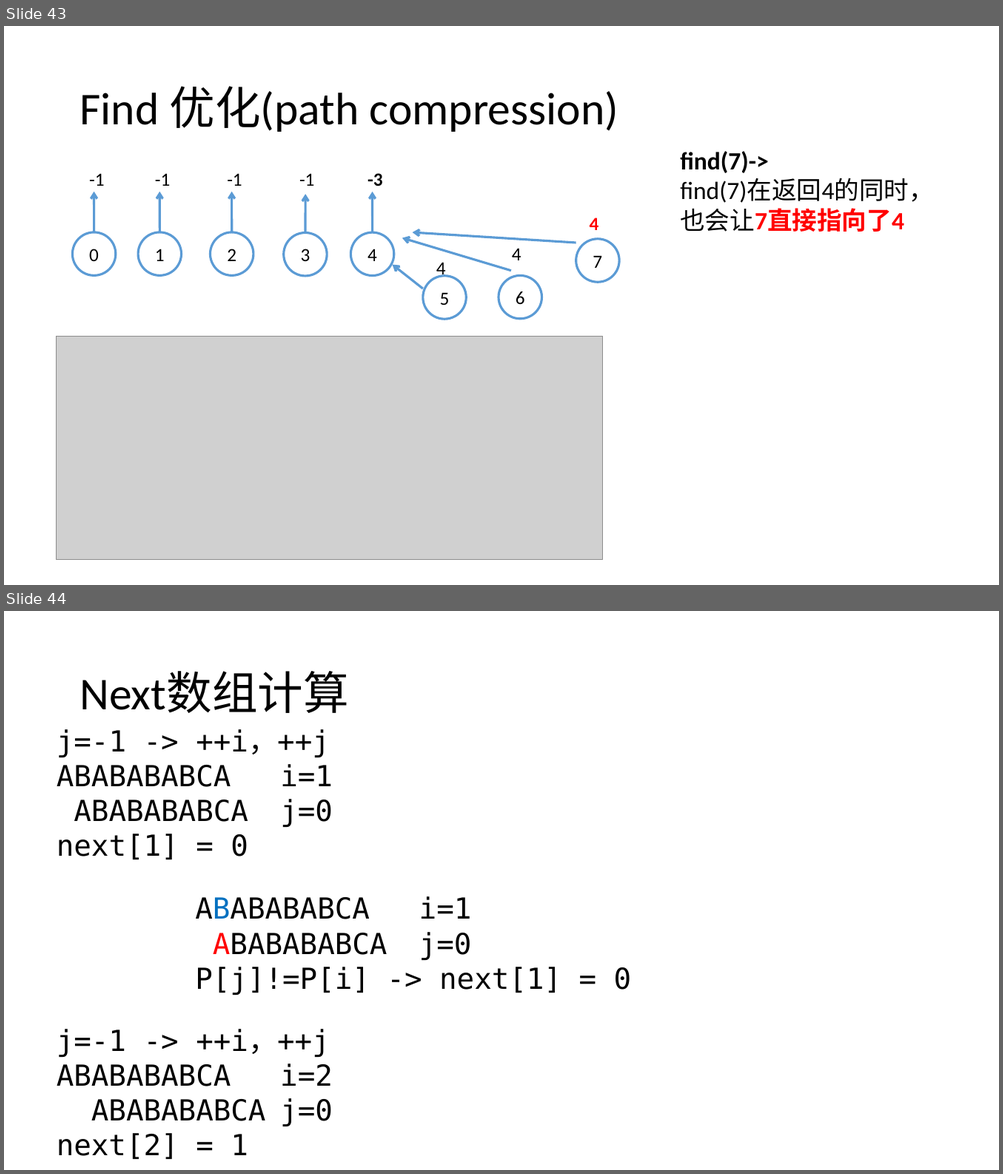
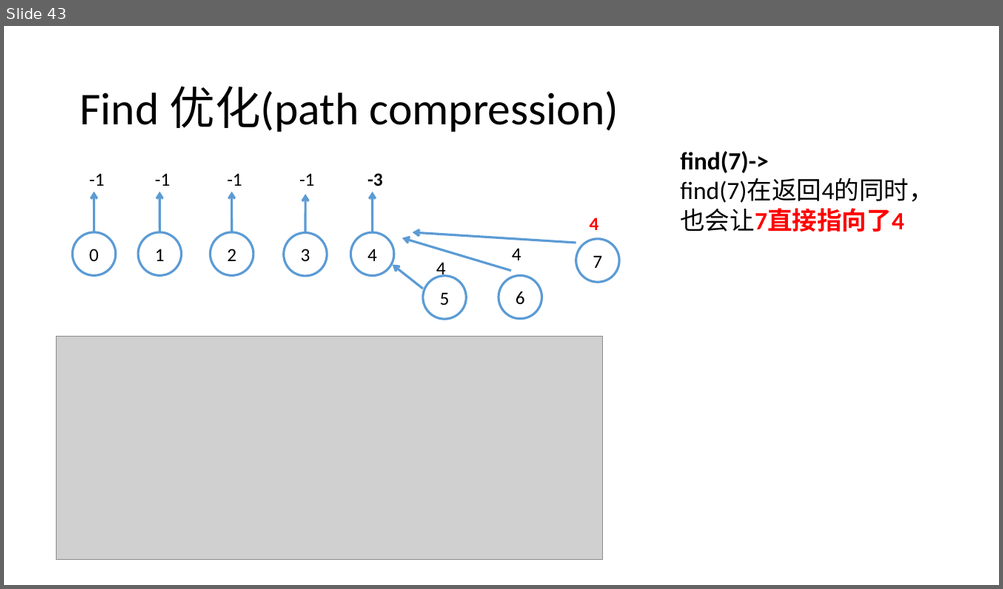
Before and after one commit to Waynefn/cpp_ds_algo, a slide deck: 课件/课件素材.pptx. Shown one above the other, each under a label of ours: slides 43 and 44 before the commit, slide 43 after it. The pictures are 1003x1174 and 1003x589 pixels, drawn with LibreOffice and Linux fonts; fonts in the diff are those of the drawing; grey boxes stand for pictures. Boxes give left, top, right and bottom in pixels: in the first picture for what was removed or moved away, otherwise in the second. Text is boxed around its words. In the diff, an @@ line names an element or a change of style, - is before the commit and + after.

```diff
--- a/课件/课件素材.pptx
+++ b/课件/课件素材.pptx
@@ slide 44 removed at (4,611,999,1170), background #FFFFFF @@
@@ title removed at (79,672,348,713) @@
-Next数组计算
@@ text removed at (57,729,333,860) @@
-j=-1 -> ++i，++j
-ABABABABCA i=1
-ABABABABCA j=0
-next[1] = 0
@@ text removed at (195,897,632,995) @@
-ABABABABCA i=1
-ABABABABCA j=0
-P[j]!=P[i] -> next[1] = 0
@@ text removed at (57,1029,333,1160) @@
-j=-1 -> ++i，++j
-ABABABABCA i=2
-ABABABABCA j=0
-next[2] = 1
```
Also in this commit, not shown: 1 slide added, 1 other slide removed, 1 other file.
